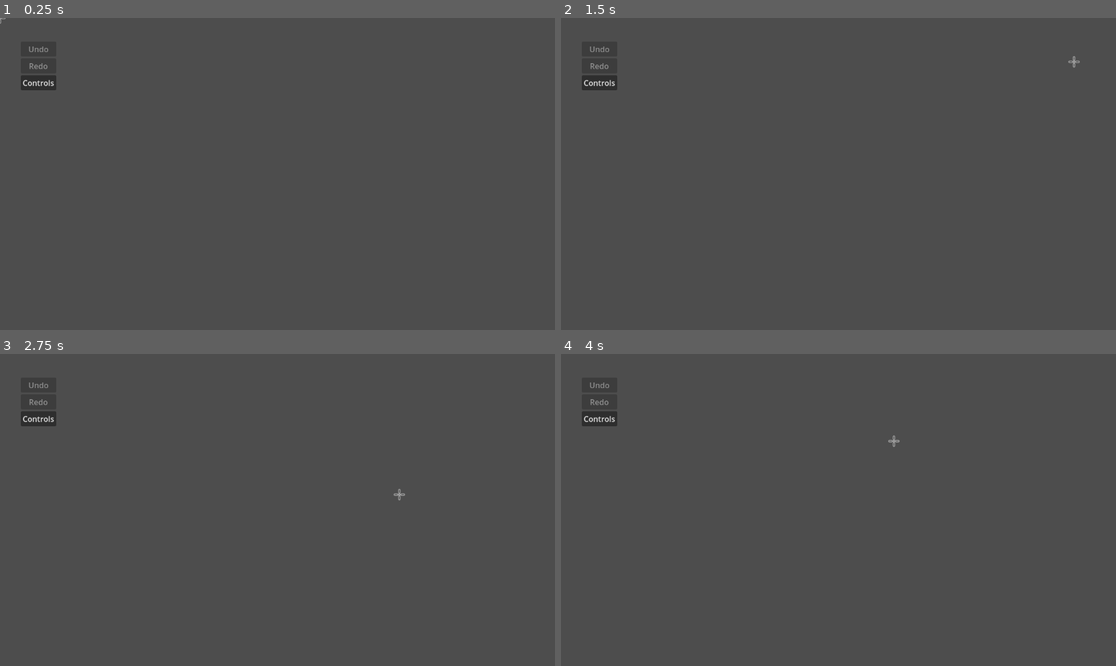
Above: before the commit, frames 1-4 (two rows, left to right).
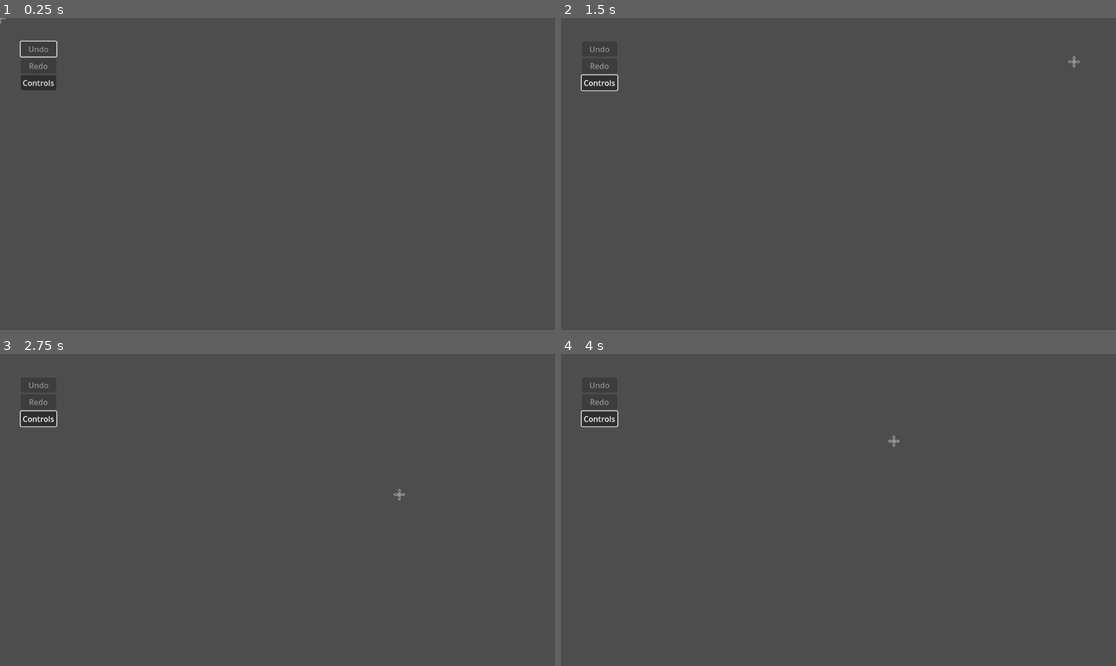
Above: after the commit, the same moments.

Repository: Ists-Cilveks/UNLWS-Renderer
Game: Godot game, scene res://Scripts/unlws_editor.tscn
Two runs of this game, one before a commit and one after it. Both use one fixed random seed, a clock stepped at 60 frames per second and the inputs below.
Inputs (mouse positions are in pixels of both pictures, inside the frame that each line leads up to):
- Up to frame 1 (0.25 s): no input
- Up to frame 2 (1.5 s): click "Controls" at 0.5 s; click "×" at 1.25 s
- Up to frame 3 (2.75 s): move the mouse to (399, 494) at 2.02 s; click (399, 494) at 2.17 s
- Up to frame 4 (4 s): move the mouse to (727, 525) at 2.77 s; click (727, 525) at 2.92 s; move the mouse to (894, 441) at 3.52 s; click (894, 441) at 3.67 s

The runs differ from the first frame. In frame 1, less than 0.1% of the frame differs, in the area x 3-11%, y 7-13%; in frame 2, less than 0.1%; in frame 3, less than 0.1%; in frame 4, less than 0.1%.
Error before the commit: Invalid access to property or key 'release_focus' on a base object of type 'null instance'. (res://Scripts/UI/undo_button.gd:14)

Commit message:
Largely fix focus using a Focus_Handler singleton

Diff:
--- /dev/null
+++ b/Scripts/Globals/FocusHandler.gd
@@ -0,0 +1,30 @@
+extends Node
+## A singleton to save and restore which element was in focus.
+## Useful when there's something like an overlay that takes focus and then gives it back.
+
+## When you open a new layer (that takes away control from everything else), call push to grab focus.
+## When you close the layer, call pop to release focus and let the previous element grab it.
+
+var focus_stack = []
+
+func push(new_element = null):
+	var element = release_current_focus()
+	focus_stack.append(element)
+
+	if new_element != null:
+		new_element.grab_focus()
+
+func pop():
+	release_current_focus()
+
+	assert(len(focus_stack) > 0)
+	var popped_element = focus_stack.pop_back()
+	popped_element.grab_focus()
+
+
+func release_current_focus():
+	var element = get_viewport().gui_get_focus_owner()
+	#assert(element)
+	if element != null:
+		element.release_focus()
+	return element
--- a/Scripts/Overlays/overlay.gd
+++ b/Scripts/Overlays/overlay.gd
@@ -15,10 +15,15 @@
 
 func hide_and_signal():
 	hide()
-	Event_Bus.overlay_opened.emit()
+	Focus_Handler.pop()
+	Event_Bus.overlay_closed.emit()
 
 func show_and_signal():
 	show()
-	print("asdf")
-	$CloseButton.grab_focus.call_deferred()
-	Event_Bus.overlay_closed.emit()
+	#var focus_owner = get_viewport().gui_get_focus_owner()
+	#if focus_owner:
+		#focus_owner.release_focus.call_deferred()
+	#$CloseButton.grab_focus.call_deferred()
+	Focus_Handler.push($CloseButton)
+	print(get_viewport().gui_get_focus_owner())
+	Event_Bus.overlay_opened.emit()
--- /dev/null
+++ b/Scripts/UI/grid_container.gd
@@ -0,0 +1,4 @@
+extends GridContainer
+
+func _ready():
+	get_children()[0].grab_focus.call_deferred()
--- a/Scripts/UI/ui_layer.tscn
+++ b/Scripts/UI/ui_layer.tscn
@@ -1,10 +1,11 @@
-[gd_scene load_steps=8 format=3 uid="uid://sjoa8yoclxtp"]
+[gd_scene load_steps=9 format=3 uid="uid://sjoa8yoclxtp"]
 
 [ext_resource type="Script" path="res://Scripts/UI/GlyphSearch.gd" id="1_ns67w"]
 [ext_resource type="Script" path="res://Scripts/UI/ui_layer.gd" id="1_yd5ga"]
 [ext_resource type="PackedScene" uid="uid://cygnq37lffaup" path="res://Scripts/Overlays/overlay.tscn" id="2_sx0r8"]
 [ext_resource type="Script" path="res://Scripts/UI/Mouse.gd" id="3_1ip1p"]
 [ext_resource type="Texture2D" uid="uid://b2d5w02d3vhtj" path="res://Images/Icons/Cursors/crosshair.svg" id="3_5ftf5"]
+[ext_resource type="Script" path="res://Scripts/UI/grid_container.gd" id="4_8fyeo"]
 [ext_resource type="Script" path="res://Scripts/UI/undo_button.gd" id="5_aa3he"]
 [ext_resource type="Script" path="res://Scripts/UI/redo_button.gd" id="6_lcx2g"]
 
@@ -32,7 +33,8 @@
 grow_horizontal = 2
 grow_vertical = 2
 focus_mode = 2
-text = "# Controls:
+bbcode_enabled = true
+text = "[b]Controls:[/b]
 ctrl+z: undo
 ctrl+y: redo
 "
@@ -63,6 +65,7 @@
 offset_top = 49.0
 offset_right = 117.0
 offset_bottom = 150.0
+script = ExtResource("4_8fyeo")
 
 [node name="Undo" type="Button" parent="GridContainer"]
 layout_mode = 2
--- a/Scripts/UI/undo_button.gd
+++ b/Scripts/UI/undo_button.gd
@@ -3,17 +3,9 @@
 func _ready():
 	Undo_Redo.out_of_undos.connect(disable)
 	Undo_Redo.gained_undo.connect(enable)
-	Event_Bus.overlay_closed.connect(focus)
-	focus()
 
 func _on_pressed():
 	Undo_Redo.undo()
-
-
-func focus():
-	get_viewport().gui_get_focus_owner().release_focus.call_deferred()
-	grab_focus.call_deferred()
-
 
 func disable():
 	disabled = true
--- a/project.godot
+++ b/project.godot
@@ -20,6 +20,7 @@
 Event_Bus="*res://Scripts/Globals/EventBus.gd"
 Glyph_List="*res://Scripts/Globals/GlyphList.gd"
 Undo_Redo="*res://Scripts/Globals/UndoRedo.gd"
+Focus_Handler="*res://Scripts/Globals/FocusHandler.gd"
 
 [filesystem]
 
